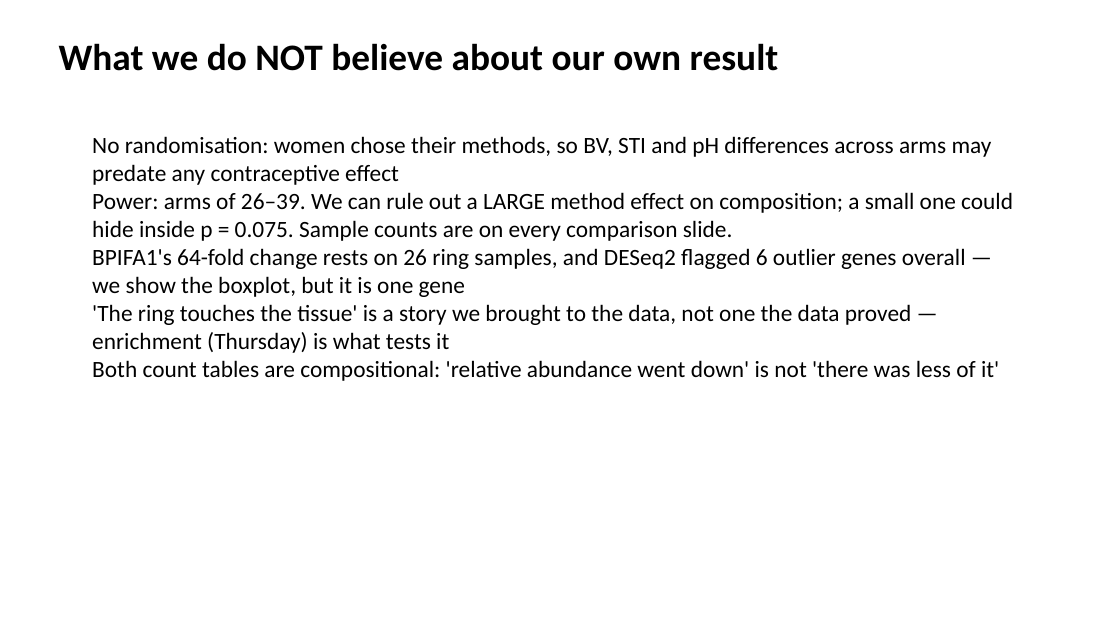
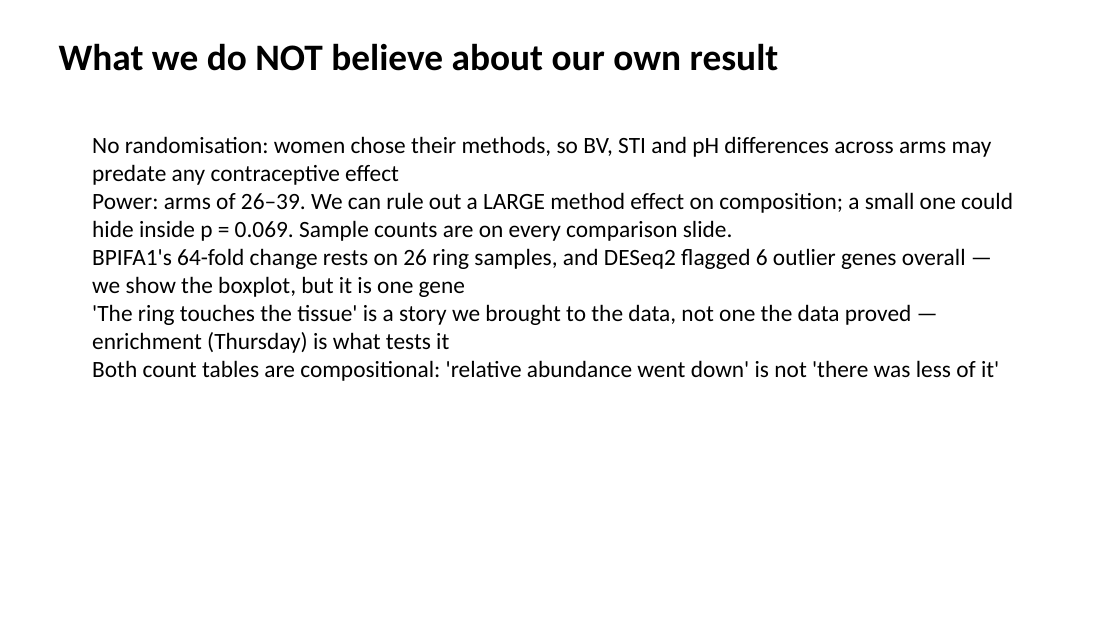
Before and after one commit to elegwasamwel-source/DATA-SCIENCE-FOR-BIOLOGY, a slide deck: slide 11 of group_project/study-b-deck.pptx. Drawn at 1120x630 pixels with LibreOffice and Linux fonts; fonts in the diff are those of the drawing. Boxes give left, top, right and bottom in pixels: in the first picture for what was removed or moved away, otherwise in the second. Text is boxed around its words. In the diff, an @@ line names an element or a change of style, - is before the commit and + after.

Commit message:
Fix 4 problems: seed permutation tests, correct deck gene counts, factor any_sti in DESeq2 design

```diff
--- a/group_project/study-b-deck.pptx
+++ b/group_project/study-b-deck.pptx
@@ text at box(92, 192, 1013, 241): text changed @@
-Power: arms of 26–39. We can rule out a LARGE method effect on composition; a small one could hide inside p = 0.075. Sample counts are on every comparison slide.
+Power: arms of 26–39. We can rule out a LARGE method effect on composition; a small one could hide inside p = 0.069. Sample counts are on every comparison slide.
```
Also in this commit, not shown: 2 other slides changed, 4 other files.
